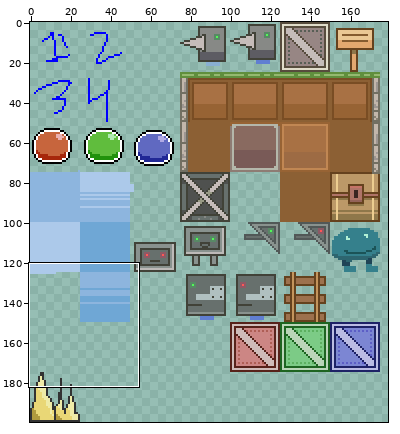
Sprite sheet: assets/graphics/tilesheet.png. The first picture is a wide view before the edit; the outline marks the close-up.
Close-up. First the earlier version:
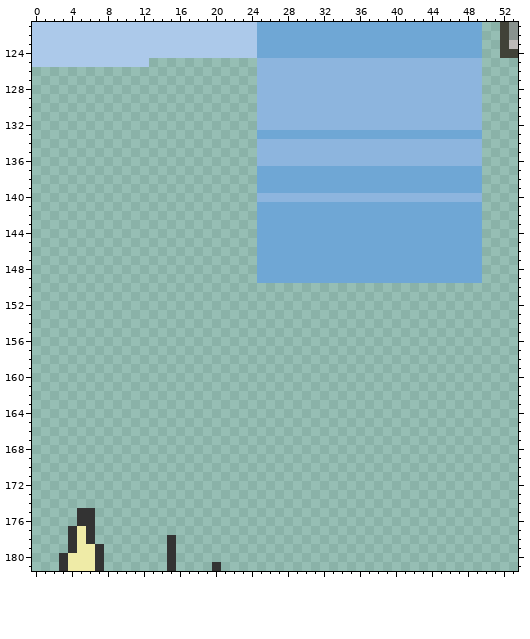
The file is 200x200 pixels. Colours within 5 levels of each other are drawn and written as one. Shown: x 0..53, y 121..181. The wide view leaves out empty margins.
New version:
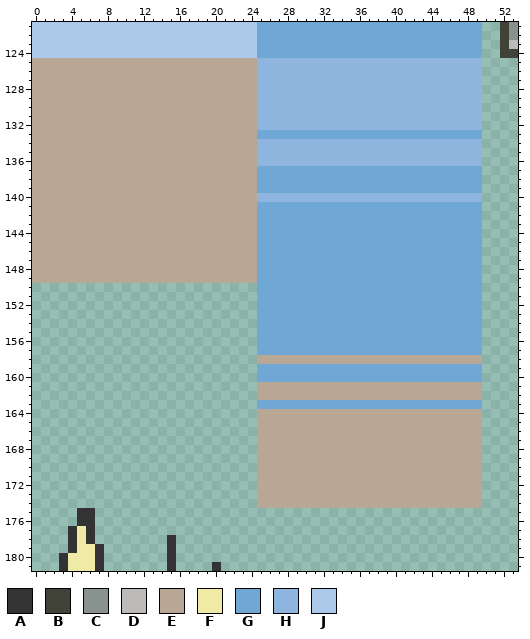
Palette (. is transparent): A #333333  B #414238  C #89928e  D #bdbab8  E #b7a794  F #efeba7  G #6fa7d5  H #8db5de  J #acc9ea
The exact change:
y 125: x 0..24 JJJJJJJJJJJJJ............ -> EEEEEEEEEEEEEEEEEEEEEEEEE
y 126..149: x 0..24 ......................... -> EEEEEEEEEEEEEEEEEEEEEEEEE
y 150..157: x 25..49 ......................... -> GGGGGGGGGGGGGGGGGGGGGGGGG
y 158: x 25..49 ......................... -> EEEEEEEEEEEEEEEEEEEEEEEEE
y 159..160: x 25..49 ......................... -> GGGGGGGGGGGGGGGGGGGGGGGGG
y 161..162: x 25..49 ......................... -> EEEEEEEEEEEEEEEEEEEEEEEEE
y 163: x 25..49 ......................... -> GGGGGGGGGGGGGGGGGGGGGGGGG
y 164..174: x 25..49 ......................... -> EEEEEEEEEEEEEEEEEEEEEEEEE
